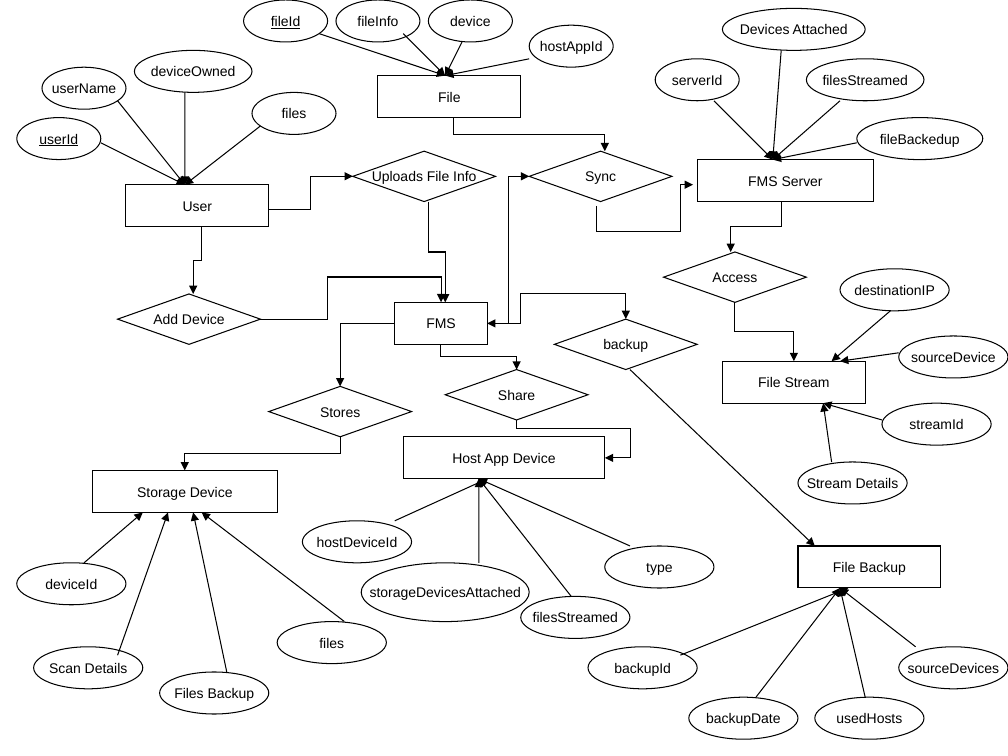
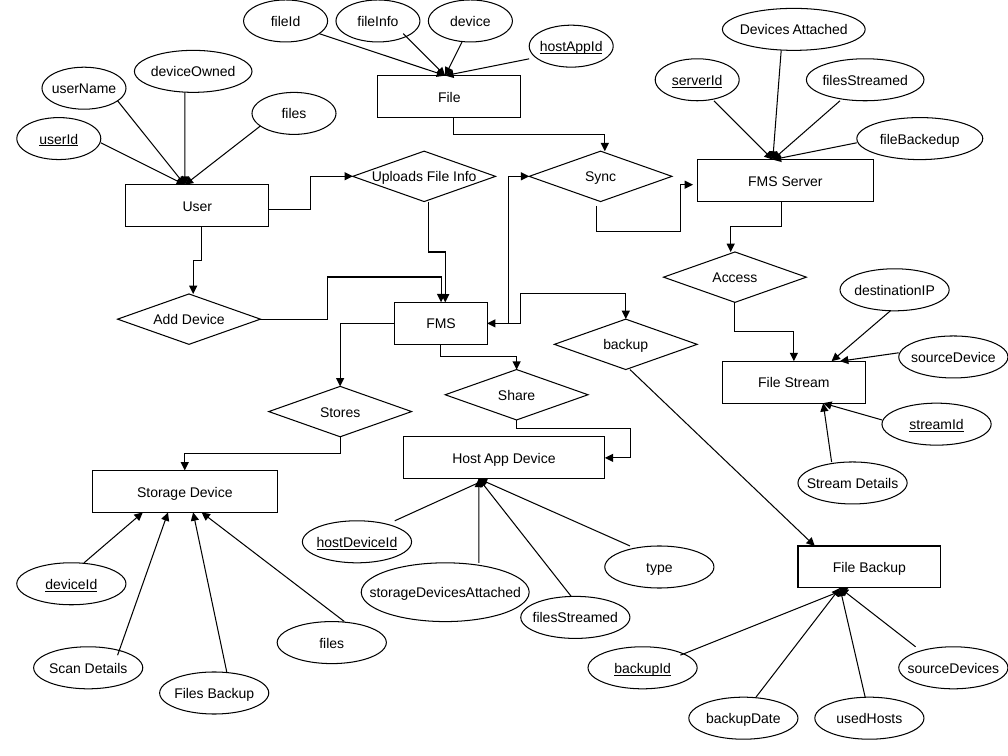
Before and after one commit to sayan801/FileManagementSystem, a slide deck: slide 2 of report/image/ERD_FMS.ppt. Drawn at 1008x756 pixels with LibreOffice and Linux fonts; fonts in the diff are those of the drawing. Boxes give left, top, right and bottom in pixels: in the first picture for what was removed or moved away, otherwise in the second. Text is boxed around its words. In the diff, an @@ line names an element or a change of style, - is before the commit and + after.

```diff
--- a/report/image/ERD_FMS.ppt
+++ b/report/image/ERD_FMS.ppt
@@ ellipse "fileId" at bbox=[244, 0, 328, 42]: underline off @@
@@ underline on in 6 elements at bbox=[529, 25, 613, 68], bbox=[655, 58, 739, 101], bbox=[17, 562, 126, 605], bbox=[588, 647, 697, 689], bbox=[302, 521, 411, 563], bbox=[882, 403, 991, 446] @@
```
Also in this commit, not shown: 2 other files.
